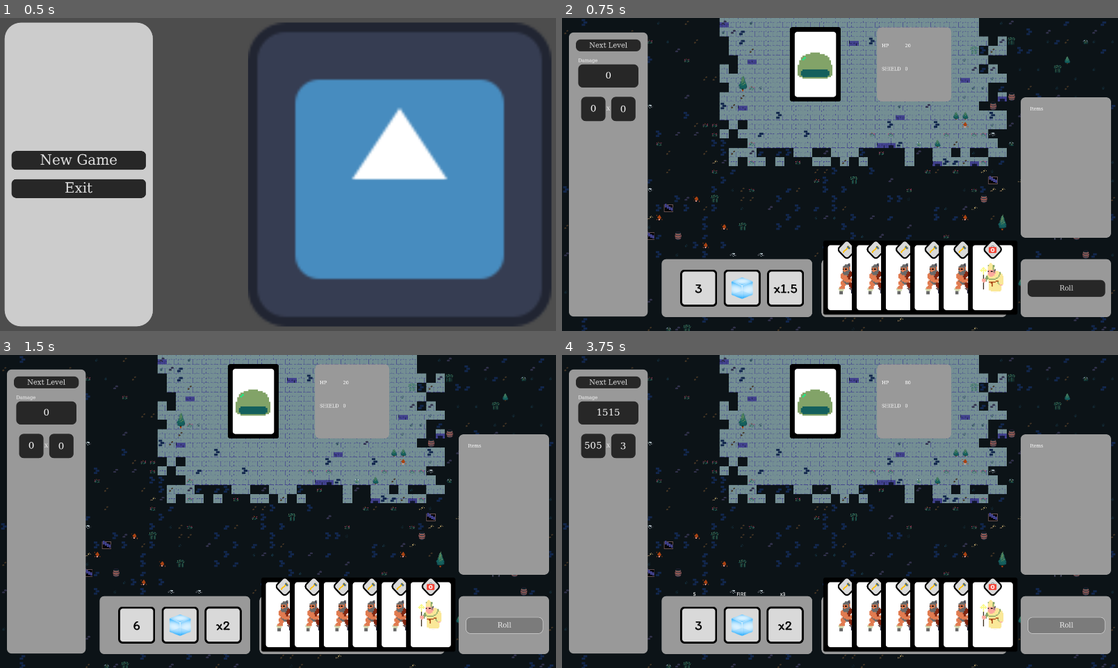
Above: before the commit, frames 1-4 (two rows, left to right).
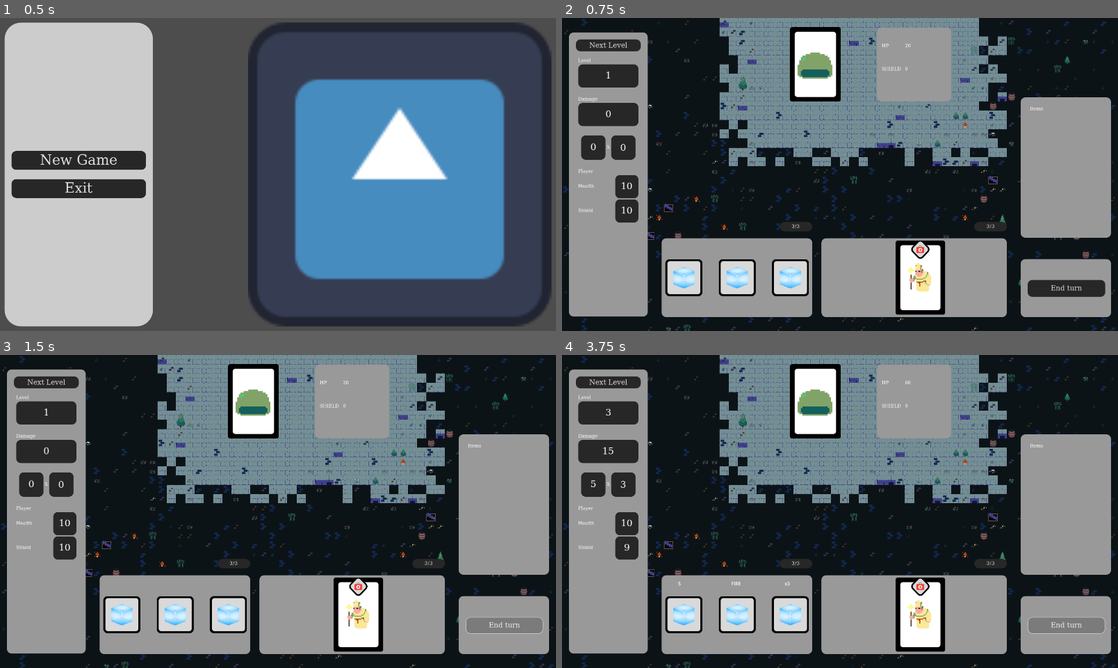
Above: after the commit, the same moments.

Repository: YosuaChrialMartono/game-development-game-jam
Game: Godot game, scene res://scenes/ui/MainMenu.tscn
Same seed, same stepped clock (60 frames per second), same inputs: the game is played once before the commit and once after it. The engine's default icon, where the game draws it, is replaced by a stand-in: a white triangle on a blue panel in a dark square.
Inputs:
- Up to frame 1 (0.5 s): no input
- Up to frame 2 (0.75 s): click "New Game" at 0.5 s
- Up to frame 3 (1.5 s): click "Roll" (after the commit: "End turn") at 1.25 s
- Up to frame 4 (3.75 s): click "Next Level" at 2 s; click "Next Level" at 2.75 s; click "Roll" (after the commit: "End turn") at 3.5 s

Frame 1 is identical in both runs. In frame 2, 15% of the frame differs, in the area x 2-94%, y 12-95%; in frame 3, 15%; in frame 4, 15%, in the area x 2-94%, y 8-95%.

Commit message:
Feat: added player health, shield, and boss shield with their respective calculations for damage

Diff:
--- a/project.godot
+++ b/project.godot
@@ -22,6 +22,7 @@
 UpgradeGlobal="*res://script/upgrade_global.gd"
 EnemiesGlobal="*res://script/enemies_global.gd"
 GameManager="*res://script/game_manager.gd"
+PlayersGlobal="*res://script/players_global.gd"
 
 [display]
 
--- a/resources/enemies/slime.tres
+++ b/resources/enemies/slime.tres
@@ -1,10 +1,12 @@
 [gd_resource type="Resource" script_class="BaseEnemiesResource" load_steps=3 format=3 uid="uid://d20t88q0iuc8m"]
 
 [ext_resource type="Script" path="res://script/entities/enemies/base_enemies_resources.gd" id="1_q84qd"]
-[ext_resource type="Texture2D" uid="uid://bxnnpr5ykqqp5" path="res://asset/textures/enemies/slime.png" id="2_dg7la"]
+[ext_resource type="Texture2D" uid="uid://bxnnpr5ykqqp5" path="res://asset/textures/cards/enemies/slime.png" id="2_dg7la"]
 
 [resource]
 script = ExtResource("1_q84qd")
+name = ""
 hp = 10
+shield = 0
 attack_damage = 1
 texture = ExtResource("2_dg7la")
--- a/scenes/characters/Dice.tscn
+++ b/scenes/characters/Dice.tscn
@@ -299,9 +299,6 @@
 "speed": 15.0
 }]
 
-[sub_resource type="RectangleShape2D" id="RectangleShape2D_dvlxd"]
-size = Vector2(128, 128)
-
 [sub_resource type="SystemFont" id="SystemFont_prs81"]
 font_names = PackedStringArray("Helvetica Rounded")
 subpixel_positioning = 0
@@ -310,31 +307,28 @@
 script = ExtResource("1_euvij")
 
 [node name="BlankSprite" type="Sprite2D" parent="."]
+position = Vector2(64, 0)
 texture = ExtResource("3_1pf5s")
 
 [node name="NumberDiceSprite" type="AnimatedSprite2D" parent="."]
-visible = false
+position = Vector2(65, 0)
 sprite_frames = SubResource("SpriteFrames_monup")
 frame = 2
 frame_progress = 0.904792
 
 [node name="MultiplierDiceSprite" type="AnimatedSprite2D" parent="."]
-visible = false
+position = Vector2(65, 0)
 sprite_frames = SubResource("SpriteFrames_nc7w0")
 animation = &"x1.5"
 
 [node name="ElementalDiceSprite" type="AnimatedSprite2D" parent="."]
-visible = false
+position = Vector2(65, 0)
 sprite_frames = SubResource("SpriteFrames_r718c")
 animation = &"ICE"
 
-[node name="CollisionShape2D" type="CollisionShape2D" parent="."]
-position = Vector2(0.5, 0)
-shape = SubResource("RectangleShape2D_dvlxd")
-
 [node name="DiceScore" type="RichTextLabel" parent="."]
-offset_left = -19.0
+offset_left = 45.0
 offset_top = -119.0
-offset_right = 21.0
+offset_right = 85.0
 offset_bottom = -79.0
 theme_override_fonts/normal_font = SubResource("SystemFont_prs81")
--- a/scenes/levels/Level.tscn
+++ b/scenes/levels/Level.tscn
@@ -7,6 +7,7 @@
 [ext_resource type="StyleBox" uid="uid://cyy7pvv13qvtb" path="res://resources/ui/secondary_panel.tres" id="4_0i1pl"]
 [ext_resource type="Texture2D" uid="uid://dm2jreyeeqp7o" path="res://asset/textures/cards/Card-back.png" id="4_osc3f"]
 [ext_resource type="PackedScene" uid="uid://bkpjlq7ggckg6" path="res://addons/card-framework/hand.tscn" id="5_mjs7d"]
+[ext_resource type="SystemFont" uid="uid://bw5yqtdhe4yv7" path="res://resources/ui/font.tres" id="5_ycxih"]
 
 [sub_resource type="Curve" id="Curve_y8j7x"]
 _data = [Vector2(0, 0), 0.0, 6.0, 0, 0, Vector2(0.5, 1), 0.0, 0.0, 0, 0, Vector2(1, 0), -6.0, 0.0, 0, 0]
@@ -219,20 +220,20 @@
 theme_override_font_sizes/font_size = 24
 text = "Next Level"
 
-[node name="VBoxContainer" type="VBoxContainer" parent="MarginContainer/Panel/MarginContainer/VBoxContainer"]
-layout_mode = 2
-
-[node name="Label2" type="Label" parent="MarginContainer/Panel/MarginContainer/VBoxContainer/VBoxContainer"]
-layout_mode = 2
-theme = ExtResource("2_dl4mi")
-text = "Damage"
-
-[node name="Panel" type="Panel" parent="MarginContainer/Panel/MarginContainer/VBoxContainer/VBoxContainer"]
+[node name="LevelContainer" type="VBoxContainer" parent="MarginContainer/Panel/MarginContainer/VBoxContainer"]
+layout_mode = 2
+
+[node name="Label2" type="Label" parent="MarginContainer/Panel/MarginContainer/VBoxContainer/LevelContainer"]
+layout_mode = 2
+theme = ExtResource("2_dl4mi")
+text = "Level"
+
+[node name="Panel" type="Panel" parent="MarginContainer/Panel/MarginContainer/VBoxContainer/LevelContainer"]
 custom_minimum_size = Vector2(0, 80)
 layout_mode = 2
 theme_override_styles/panel = ExtResource("4_0i1pl")
 
-[node name="TotalAttackDamage" type="Label" parent="MarginContainer/Panel/MarginContainer/VBoxContainer/VBoxContainer/Panel"]
+[node name="CurrentLevelLabel" type="Label" parent="MarginContainer/Panel/MarginContainer/VBoxContainer/LevelContainer/Panel"]
 layout_mode = 1
 anchors_preset = 8
 anchor_left = 0.5
@@ -252,18 +253,51 @@
 vertical_alignment = 1
 autowrap_mode = 3
 
-[node name="Attack Damage" type="HBoxContainer" parent="MarginContainer/Panel/MarginContainer/VBoxContainer"]
+[node name="TotalDamageContainer" type="VBoxContainer" parent="MarginContainer/Panel/MarginContainer/VBoxContainer"]
+layout_mode = 2
+
+[node name="Label2" type="Label" parent="MarginContainer/Panel/MarginContainer/VBoxContainer/TotalDamageContainer"]
+layout_mode = 2
+theme = ExtResource("2_dl4mi")
+text = "Damage"
+
+[node name="Panel" type="Panel" parent="MarginContainer/Panel/MarginContainer/VBoxContainer/TotalDamageContainer"]
+custom_minimum_size = Vector2(0, 80)
+layout_mode = 2
+theme_override_styles/panel = ExtResource("4_0i1pl")
+
+[node name="TotalAttackDamage" type="Label" parent="MarginContainer/Panel/MarginContainer/VBoxContainer/TotalDamageContainer/Panel"]
+layout_mode = 1
+anchors_preset = 8
+anchor_left = 0.5
+anchor_top = 0.5
+anchor_right = 0.5
+anchor_bottom = 0.5
+offset_left = -96.0
+offset_top = -36.0
+offset_right = 96.0
+offset_bottom = 36.0
+grow_horizontal = 2
+grow_vertical = 2
+theme = ExtResource("2_dl4mi")
+theme_override_font_sizes/font_size = 32
+text = "0"
+horizontal_alignment = 1
+vertical_alignment = 1
+autowrap_mode = 3
+
+[node name="AttackDamageCalculatorContainer" type="HBoxContainer" parent="MarginContainer/Panel/MarginContainer/VBoxContainer"]
 layout_mode = 2
 alignment = 1
 
-[node name="Panel" type="Panel" parent="MarginContainer/Panel/MarginContainer/VBoxContainer/Attack Damage"]
+[node name="Panel" type="Panel" parent="MarginContainer/Panel/MarginContainer/VBoxContainer/AttackDamageCalculatorContainer"]
 custom_minimum_size = Vector2(84, 84)
 layout_mode = 2
 size_flags_horizontal = 4
 theme = ExtResource("2_dl4mi")
 theme_override_styles/panel = ExtResource("4_0i1pl")
 
-[node name="AttackPointLabel" type="Label" parent="MarginContainer/Panel/MarginContainer/VBoxContainer/Attack Damage/Panel"]
+[node name="AttackPointLabel" type="Label" parent="MarginContainer/Panel/MarginContainer/VBoxContainer/AttackDamageCalculatorContainer/Panel"]
 layout_mode = 1
 anchors_preset = 8
 anchor_left = 0.5
@@ -283,18 +317,18 @@
 vertical_alignment = 1
 autowrap_mode = 3
 
-[node name="Label" type="Label" parent="MarginContainer/Panel/MarginContainer/VBoxContainer/Attack Damage"]
+[node name="Label" type="Label" parent="MarginContainer/Panel/MarginContainer/VBoxContainer/AttackDamageCalculatorContainer"]
 layout_mode = 2
 text = "X"
 
-[node name="Panel2" type="Panel" parent="MarginContainer/Panel/MarginContainer/VBoxContainer/Attack Damage"]
+[node name="Panel2" type="Panel" parent="MarginContainer/Panel/MarginContainer/VBoxContainer/AttackDamageCalculatorContainer"]
 custom_minimum_size = Vector2(84, 84)
 layout_mode = 2
 size_flags_horizontal = 8
 theme = ExtResource("2_dl4mi")
 theme_override_styles/panel = ExtResource("4_0i1pl")
 
-[node name="MultPointLabel" type="Label" parent="MarginContainer/Panel/MarginContainer/VBoxContainer/Attack Damage/Panel2"]
+[node name="MultPointLabel" type="Label" parent="MarginContainer/Panel/MarginContainer/VBoxContainer/AttackDamageCalculatorContainer/Panel2"]
 layout_mode = 1
 anchors_preset = 8
 anchor_left = 0.5
@@ -314,21 +348,157 @@
 vertical_alignment = 1
 autowrap_mode = 3
 
+[node name="PlayerInfo" type="VBoxContainer" parent="MarginContainer/Panel/MarginContainer/VBoxContainer"]
+layout_mode = 2
+
+[node name="Label2" type="Label" parent="MarginContainer/Panel/MarginContainer/VBoxContainer/PlayerInfo"]
+layout_mode = 2
+theme = ExtResource("2_dl4mi")
+text = "Player"
+
+[node name="HBoxContainer" type="HBoxContainer" parent="MarginContainer/Panel/MarginContainer/VBoxContainer/PlayerInfo"]
+layout_mode = 2
+
+[node name="Label3" type="Label" parent="MarginContainer/Panel/MarginContainer/VBoxContainer/PlayerInfo/HBoxContainer"]
+layout_mode = 2
+size_flags_horizontal = 3
+theme = ExtResource("2_dl4mi")
+text = "Health"
+
+[node name="Panel" type="Panel" parent="MarginContainer/Panel/MarginContainer/VBoxContainer/PlayerInfo/HBoxContainer"]
+custom_minimum_size = Vector2(80, 80)
+layout_mode = 2
+size_flags_horizontal = 0
+theme_override_styles/panel = ExtResource("4_0i1pl")
+
+[node name="PlayerHealthLabel" type="Label" parent="MarginContainer/Panel/MarginContainer/VBoxContainer/PlayerInfo/HBoxContainer/Panel"]
+layout_mode = 1
+anchors_preset = 8
+anchor_left = 0.5
+anchor_top = 0.5
+anchor_right = 0.5
+anchor_bottom = 0.5
+offset_left = -96.0
+offset_top = -36.0
+offset_right = 96.0
+offset_bottom = 36.0
+grow_horizontal = 2
+grow_vertical = 2
+theme = ExtResource("2_dl4mi")
+theme_override_font_sizes/font_size = 32
+text = "0"
+horizontal_alignment = 1
+vertical_alignment = 1
+autowrap_mode = 3
+
+[node name="PlayerShieldContainer" type="HBoxContainer" parent="MarginContainer/Panel/MarginContainer/VBoxContainer/PlayerInfo"]
+layout_mode = 2
+
+[node name="PlayerShield" type="Label" parent="MarginContainer/Panel/MarginContainer/VBoxContainer/PlayerInfo/PlayerShieldContainer"]
+layout_mode = 2
+size_flags_horizontal = 3
+theme = ExtResource("2_dl4mi")
+text = "Shield"
+
+[node name="Panel" type="Panel" parent="MarginContainer/Panel/MarginContainer/VBoxContainer/PlayerInfo/PlayerShieldContainer"]
+custom_minimum_size = Vector2(80, 80)
+layout_mode = 2
+size_flags_horizontal = 0
+theme_override_styles/panel = ExtResource("4_0i1pl")
+
+[node name="PlayerShieldLabel" type="Label" parent="MarginContainer/Panel/MarginContainer/VBoxContainer/PlayerInfo/PlayerShieldContainer/Panel"]
+layout_mode = 1
+anchors_preset = 8
+anchor_left = 0.5
+anchor_top = 0.5
+anchor_right = 0.5
+anchor_bottom = 0.5
+offset_left = -96.0
+offset_top = -36.0
+offset_right = 96.0
+offset_bottom = 36.0
+grow_horizontal = 2
+grow_vertical = 2
+theme = ExtResource("2_dl4mi")
+theme_override_font_sizes/font_size = 32
+text = "0"
+horizontal_alignment = 1
+vertical_alignment = 1
+autowrap_mode = 3
+
 [node name="DiceParent" type="Panel" parent="."]
+layout_mode = 1
+anchors_preset = -1
+anchor_left = 0.315
+anchor_top = 0.83
+anchor_right = 0.315
+anchor_bottom = 0.83
+offset_left = -260.8
+offset_top = -136.4
+offset_right = 259.2
+offset_bottom = 135.6
+grow_horizontal = 2
+grow_vertical = 0
+size_flags_vertical = 10
+theme = ExtResource("2_dl4mi")
+
+[node name="DiceHandSize" type="Panel" parent="."]
 layout_mode = 1
 anchors_preset = -1
 anchor_left = 0.312
 anchor_top = 0.911
 anchor_right = 0.312
 anchor_bottom = 0.911
-offset_left = -255.04
-offset_top = -151.88
+offset_left = 152.96
+offset_top = -279.88
 offset_right = 264.96
-offset_bottom = 48.12
+offset_bottom = -247.88
 grow_horizontal = 2
 grow_vertical = 0
 size_flags_vertical = 10
 theme = ExtResource("2_dl4mi")
+theme_override_styles/panel = ExtResource("4_0i1pl")
+
+[node name="Label" type="Label" parent="DiceHandSize"]
+layout_mode = 1
+anchors_preset = 15
+anchor_right = 1.0
+anchor_bottom = 1.0
+grow_horizontal = 2
+grow_vertical = 2
+theme_override_fonts/font = ExtResource("5_ycxih")
+text = "3/3"
+horizontal_alignment = 1
+vertical_alignment = 1
+
+[node name="DiceHandSize2" type="Panel" parent="."]
+layout_mode = 1
+anchors_preset = -1
+anchor_left = 0.312
+anchor_top = 0.911
+anchor_right = 0.312
+anchor_bottom = 0.911
+offset_left = 824.96
+offset_top = -279.88
+offset_right = 936.96
+offset_bottom = -247.88
+grow_horizontal = 2
+grow_vertical = 0
+size_flags_vertical = 10
+theme = ExtResource("2_dl4mi")
+theme_override_styles/panel = ExtResource("4_0i1pl")
+
+[node name="Label" type="Label" parent="DiceHandSize2"]
+layout_mode = 1
+anchors_preset = 15
+anchor_right = 1.0
+anchor_bottom = 1.0
+grow_horizontal = 2
+grow_vertical = 2
+theme_override_fonts/font = ExtResource("5_ycxih")
+text = "3/3"
+horizontal_alignment = 1
+vertical_alignment = 1
 
 [node name="HeroCardParent" type="Panel" parent="."]
 custom_minimum_size = Vector2(640, 200)
@@ -339,7 +509,7 @@
 anchor_right = 0.467
 anchor_bottom = 0.83
 offset_left = -0.640015
-offset_top = -64.4
+offset_top = -136.4
 offset_right = 639.36
 offset_bottom = 135.6
 grow_horizontal = 2
@@ -473,7 +643,7 @@
 offset_right = 284.0
 offset_bottom = 122.0
 theme_override_font_sizes/font_size = 24
-text = "Roll"
+text = "End turn"
 
 [node name="CardManager" parent="." instance=ExtResource("3_d1wcv")]
 card_asset_dir = "res://asset/textures/cards"
--- a/script/enemies_global.gd
+++ b/script/enemies_global.gd
@@ -9,15 +9,38 @@
 
 @onready var slime_enemy = load("res://resources/enemies/slime.tres") as BaseEnemiesResource
 
-var active_enemy: Enemy
+@onready var active_enemy: Enemy
+@onready var _enemy_hp = 0
+@onready var _enemy_shield = 0
 
 func set_enemy() -> void:
 	var new_enemy = ENEMY_CARD_SCENE.instantiate()
 	# Load slime for now
 	var enemy_resource = slime_enemy
 
+	_enemy_hp = enemy_resource.hp
+	_enemy_shield = enemy_resource.shield
+
 	new_enemy.enemy_resource = slime_enemy
 	active_enemy = new_enemy
+	print_debug(active_enemy.enemy_resource.hp)
 
 func damage_enemy(damage: int) -> void:
-	active_enemy.enemy_resource.hp -= damage
+	if damage > get_enemy_shield():
+		var tanked_damage = damage - _enemy_shield
+		_enemy_shield -= damage - tanked_damage
+		_enemy_hp -= tanked_damage
+	else:
+		_enemy_shield -= damage
+
+func get_enemy_hp() -> int:
+	return _enemy_hp
+
+func set_enemy_hp(newHp: int) -> void:
+	_enemy_hp = newHp
+
+func get_enemy_shield() -> int:
+	return _enemy_shield
+
+func set_enemy_shield(newShield: int) -> void:
+	_enemy_shield = newShield
--- a/script/entities/enemies/base_enemies_resources.gd
+++ b/script/entities/enemies/base_enemies_resources.gd
@@ -3,5 +3,6 @@
 
 @export var name: String
 @export var hp: int
+@export var shield: int
 @export var attack_damage: int
 @export var texture: Texture2D
--- a/script/entities/enemies/enemies.gd
+++ b/script/entities/enemies/enemies.gd
@@ -8,7 +8,7 @@
 
 @export var needs_update := false
 
-func _process(delta: float) -> void:
+func _process(_delta: float) -> void:
 	if needs_update:
 		$Sprite2D.texture = enemy_resource.texture
 		needs_update = false
--- a/script/game_manager.gd
+++ b/script/game_manager.gd
@@ -1,22 +1,19 @@
 extends Node
 
-@onready var is_rolling = false
+@onready var _is_rolling = false
 
-@onready var hp: int = 10
-@onready var shield: int = 0
-
-@onready var level: int = 0
-@onready var level_modifier = 2
+@onready var _level: int = 0
+@onready var _level_modifier = 2
 const LEVEL_SCENE = preload("res://scenes/levels/Level.tscn")
 
 var attack_point_value = 0
 var mult_point_value = 0
 
-func rollDice() -> void:
-	is_rolling = true # Lock rolling
+func _rollDice() -> void:
+	_is_rolling = true # Lock rolling
 	for dice: Dice in DiceGlobal.active_dice:
 		dice.roll_dice()
-	is_rolling = false # Unlock rolling after completion
+	_is_rolling = false # Unlock rolling after completion
 
 func calculateDamage() -> int:
 	var attack_point = 0
@@ -52,36 +49,48 @@
 	return attack_point * mult_point
 
 func initNewLevel() -> void:
-	level += 1
+	_level += 1
 	EnemiesGlobal.set_enemy()
-	var enemy = EnemiesGlobal.active_enemy
-	enemy.enemy_resource.hp = hp * (level_modifier * level)
+	var enemyHP = EnemiesGlobal.get_enemy_hp()
+	print_debug(enemyHP)
+	EnemiesGlobal.set_enemy_hp(enemyHP * (_level_modifier * _level))
 
-func attack():
-	if not is_rolling:
+func player_attack():
+	if not _is_rolling:
 		DiceGlobal.reset_dice_value()
 		print_debug("rolling dice")
-		rollDice()
+		_rollDice()
 
 		await get_tree().create_timer(1.0).timeout
 
 		var damage = calculateDamage()
 		EnemiesGlobal.damage_enemy(damage)
-		if EnemiesGlobal.active_enemy.enemy_resource.hp <= 0:
-			initNewLevel()
+
+func enemies_attack():
+	PlayersGlobal.damagePlayer(EnemiesGlobal.active_enemy.enemy_resource.attack_damage)
+
+func get_current_level() -> int:
+	return _level
+
+func end_turn():
+	player_attack()
+	await get_tree().create_timer(1.0).timeout
+	if EnemiesGlobal.get_enemy_hp() <= 0:
+		initNewLevel()
+	else:
+		enemies_attack()
+
 
 #func _process(delta) -> void:
 	# Ensure input is only detected once per press
-
-
 func _ready() -> void:
 	DiceGlobal.add_dice(Dice.DICE_TYPE.NUMBER)
 	DiceGlobal.add_dice(Dice.DICE_TYPE.ELEMENT)
 	DiceGlobal.add_dice(Dice.DICE_TYPE.MULTIPLIER)
 
-	HeroGlobal.add_hero("warrior")
-	HeroGlobal.add_hero("warrior")
-	HeroGlobal.add_hero("warrior")
-	HeroGlobal.add_hero("warrior")
-	HeroGlobal.add_hero("warrior")
+	# HeroGlobal.add_hero("warrior")
+	# HeroGlobal.add_hero("warrior")
+	# HeroGlobal.add_hero("warrior")
+	# HeroGlobal.add_hero("warrior")
+	# HeroGlobal.add_hero("warrior")
 	HeroGlobal.add_hero("priest")
--- a/script/levels/level.gd
+++ b/script/levels/level.gd
@@ -16,26 +16,34 @@
 @onready var hero_card_parent: Panel = $HeroCardParent
 @onready var hero_card_hand = $CardManager/Hand
 
+@onready var current_level_label: Label = $MarginContainer/Panel/MarginContainer/VBoxContainer/LevelContainer/Panel/CurrentLevelLabel
+
+@onready var player_health_label: Label = $MarginContainer/Panel/MarginContainer/VBoxContainer/PlayerInfo/HBoxContainer/Panel/PlayerHealthLabel
+@onready var player_shield_label: Label = $MarginContainer/Panel/MarginContainer/VBoxContainer/PlayerInfo/PlayerShieldContainer/Panel/PlayerShieldLabel
+
 @onready var enemy_name: Label = $EnemyInfo/EnemyName
-@onready var hp_value_label: Label = $EnemyInfo/HPValueLabel
-@onready var shield_value_label: Label = $EnemyInfo/ShieldValueLabel
+@onready var enemy_hp_value_label: Label = $EnemyInfo/HPValueLabel
+@onready var enemy_shield_value_label: Label = $EnemyInfo/ShieldValueLabel
 
+@onready var attack_point_label: Label = $MarginContainer/Panel/MarginContainer/VBoxContainer/AttackDamageCalculatorContainer/Panel/AttackPointLabel
+@onready var mult_point_label: Label = $MarginContainer/Panel/MarginContainer/VBoxContainer/AttackDamageCalculatorContainer/Panel2/MultPointLabel
+@onready var total_attack_damage: Label = $MarginContainer/Panel/MarginContainer/VBoxContainer/TotalDamageContainer/Panel/TotalAttackDamage
 
-@onready var attack_point_label: Label = $"MarginContainer/Panel/MarginContainer/VBoxContainer/Attack Damage/Panel/AttackPointLabel"
-@onready var mult_point_label: Label = $"MarginContainer/Panel/MarginContainer/VBoxContainer/Attack Damage/Panel2/MultPointLabel"
-@onready var total_attack_damage: Label = $MarginContainer/Panel/MarginContainer/VBoxContainer/VBoxContainer/Panel/TotalAttackDamage
 
 const DICE_SCENE = preload("res://scenes/characters/Dice.tscn")
 
 func _renderDice() -> void:
-	var spacing = 150
-
-	#var start_x = (x - total_width) / 2  # Centering logic
+	var spacing = 56
+	var dice_width = 128
+	var total_dice_count = DiceGlobal.active_dice.size()
+	var total_width = total_dice_count * dice_width + (total_dice_count - 1) * spacing
+	var start_x = (dice_parent.size.x - total_width) / 2  # Centering logic
+	print_debug(start_x)
 
 	var dice_num = 0
 	for dice in DiceGlobal.active_dice:
 		var child = dice
-		dice.position = Vector2(128 + dice_num * spacing, dice_parent.size.y / 2) # 70% down the screen
+		dice.position = Vector2(start_x + dice_num * (spacing + dice_width), dice_parent.size.y / 2)
 		child.name = "Dice" + str(dice_num)
 		dice_parent.add_child(child)
 		dice_num += 1
@@ -49,14 +57,20 @@
 	var child: Enemy = EnemiesGlobal.active_enemy
 	enemy_parent.add_child(child)
 
+func _setup_player_info():
+	player_health_label.text = str(PlayersGlobal.hp)
+	player_shield_label.text = str(PlayersGlobal.shield)
 
 func _setup_enemy_info():
 	enemy_name.text = EnemiesGlobal.active_enemy.enemy_resource.name
-	hp_value_label.text = str(EnemiesGlobal.active_enemy.enemy_resource.hp)
+	enemy_hp_value_label.text = str(EnemiesGlobal.get_enemy_hp())
+	enemy_shield_value_label.text = str(EnemiesGlobal.get_enemy_shield())
 
 func _ready() -> void:
 	print_debug("level ready")
 	_renderDice()
+
+	current_level_label.text = str(GameManager.get_current_level())
 
 	# Init dice value array with appropriate size
 	DiceGlobal.dice_value.resize(DiceGlobal.active_dice.size())
@@ -66,23 +80,31 @@
 
 	_renderEnemy()
 	_setup_enemy_info()
+	_setup_player_info()
 
 #func _process(_delta: float) -> void:
 
 
-
 func _on_next_level_button_pressed() -> void:
 	GameManager.initNewLevel()
-	hp_value_label.text = str(EnemiesGlobal.active_enemy.enemy_resource.hp)
-
+	_update_level_state()
 
 func _on_button_pressed() -> void:
-	GameManager.attack()
+	GameManager.end_turn()
 
 	await get_tree().create_timer(1.0).timeout
 
-	hp_value_label.text = str(EnemiesGlobal.active_enemy.enemy_resource.hp)
+	_update_level_state()
+
+func _update_level_state():
+	enemy_hp_value_label.text = str(EnemiesGlobal.get_enemy_hp())
+	enemy_shield_value_label.text = str(EnemiesGlobal.get_enemy_shield())
 
 	attack_point_label.text = str(GameManager.attack_point_value)
 	mult_point_label.text = str(GameManager.mult_point_value)
 	total_attack_damage.text = str(GameManager.attack_point_value * GameManager.mult_point_value)
+
+	player_health_label.text = str(PlayersGlobal.hp)
+	player_shield_label.text = str(PlayersGlobal.shield)
+
+	current_level_label.text = str(GameManager.get_current_level())
--- /dev/null
+++ b/script/players_global.gd
@@ -0,0 +1,19 @@
+extends Node
+
+var hp = 10
+var shield = 10
+
+func damagePlayer(damage: int):
+	print_debug("Damaged Player %s"%damage)
+	if damage > shield:
+		var tanked_damage = damage - shield
+		shield -= damage - tanked_damage
+		hp -= tanked_damage
+	else:
+		shield -= damage
+
+func getPlayerShield() -> int:
+	return hp
+
+func getPlayerHP() -> int:
+	return hp
Not shown: 1 places in scenes/characters/Dice.tscn that only renumber resources
Not shown: 1 places in scenes/levels/Level.tscn that only renumber resources
